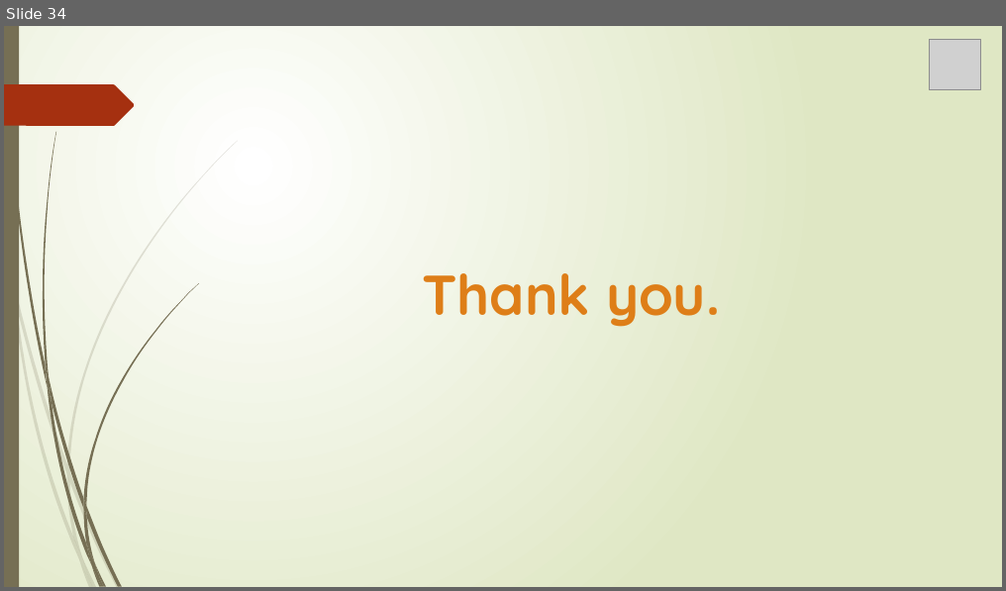
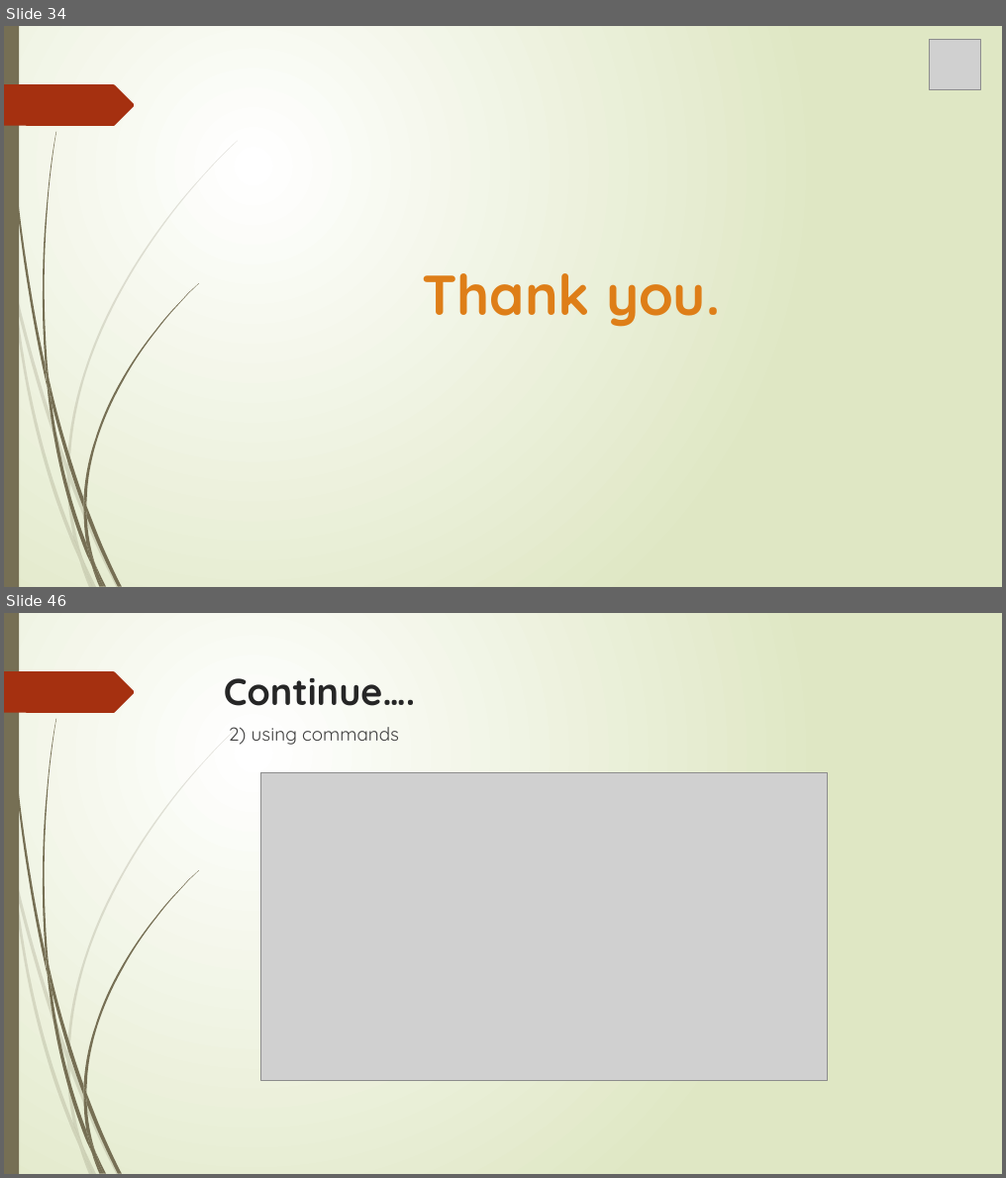
Before and after one commit to MaryGreeshma/testrepo, a slide deck: Git.pptx. Shown one above the other, each under a label of ours: slide 34 before the commit, slides 34 and 46 after it; the slides between them are not shown. The pictures are 1006x591 and 1006x1178 pixels, drawn with LibreOffice and Linux fonts; fonts in the diff are those of the drawing; grey boxes stand for pictures. Boxes give left, top, right and bottom in pixels: in the first picture for what was removed or moved away, otherwise in the second. Text is boxed around its words. In the diff, an @@ line names an element or a change of style, - is before the commit and + after.

```diff
--- a/Git.pptx
+++ b/Git.pptx
@@ slide 46 added at (4, 613, 1002, 1174), background gradient #FFFFFF to #DFE8C4; not listed: 24 template elements that a slide beside it also shows @@
@@ title added at (224, 678, 415, 706), 36 pt, text #262626, bold @@
+Continue….
@@ text added at (229, 727, 399, 745), 18 pt, text #404040 @@
+2) using commands
@@ picture added at (261, 773, 828, 1081) @@
```
Also in this commit, not shown: 1 slide changed, 15 other slides added.
